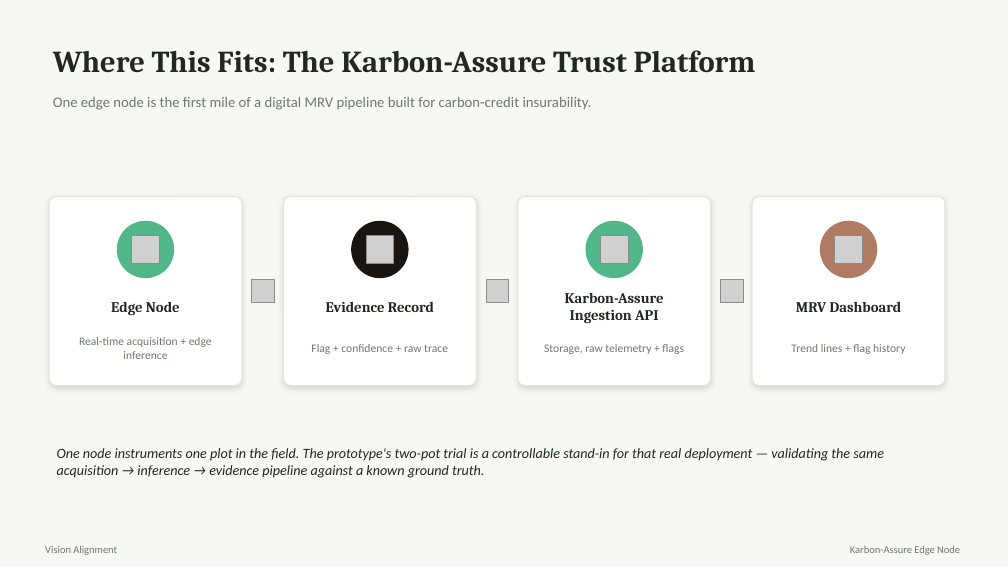
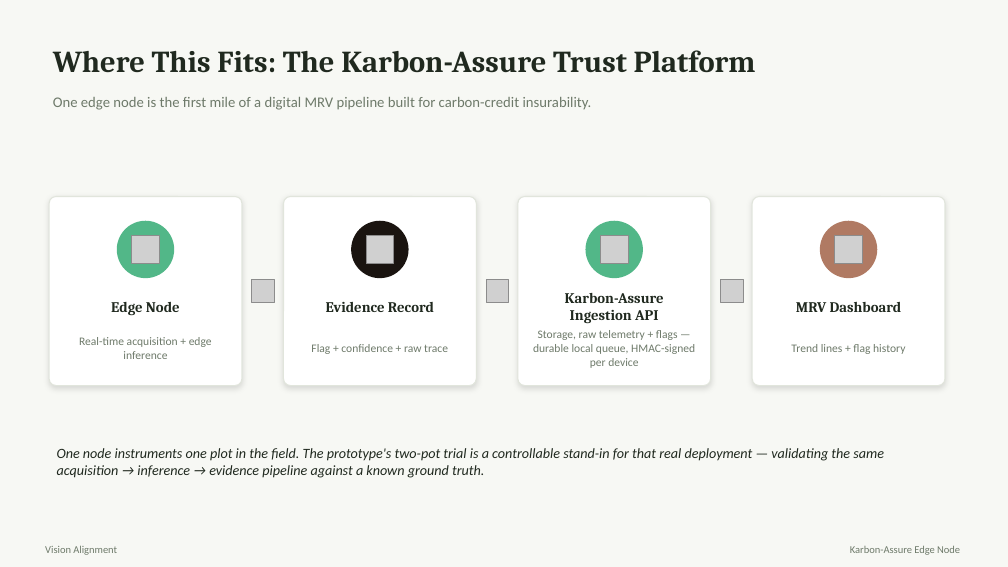
Before and after one commit to codeNick7/KA-Edge-AI-Node, a slide deck: slide 5 of demo/karbon_assure_edge_node_demo_1.pptx. Drawn at 1008x567 pixels with LibreOffice and Linux fonts; fonts in the diff are those of the drawing; grey boxes stand for pictures. Boxes give left, top, right and bottom in pixels: in the first picture for what was removed or moved away, otherwise in the second. Text is boxed around its words. In the diff, an @@ line names an element or a change of style, - is before the commit and + after.

```diff
--- a/demo/karbon_assure_edge_node_demo_1.pptx
+++ b/demo/karbon_assure_edge_node_demo_1.pptx
@@ text at [533, 330, 695, 368]: text changed @@
-Storage, raw telemetry + flags
+Storage, raw telemetry + flags — durable local queue, HMAC-signed per device
```
Also in this commit, not shown: 1 other slide changed, 1 other file.
